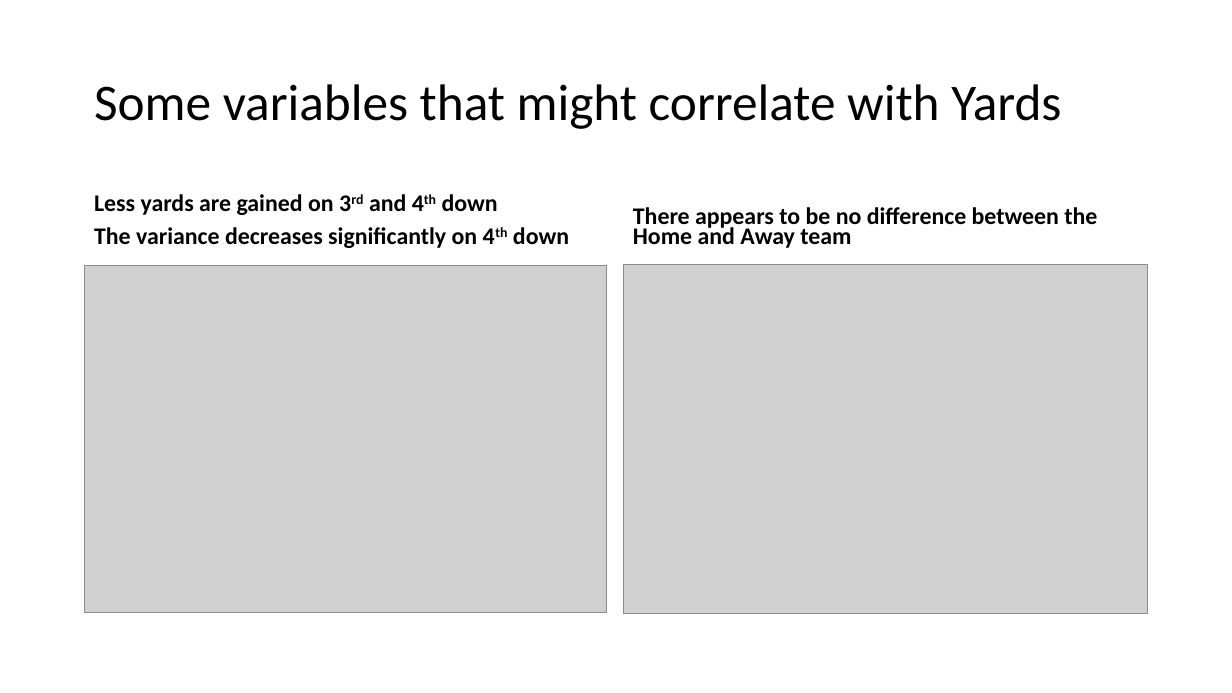
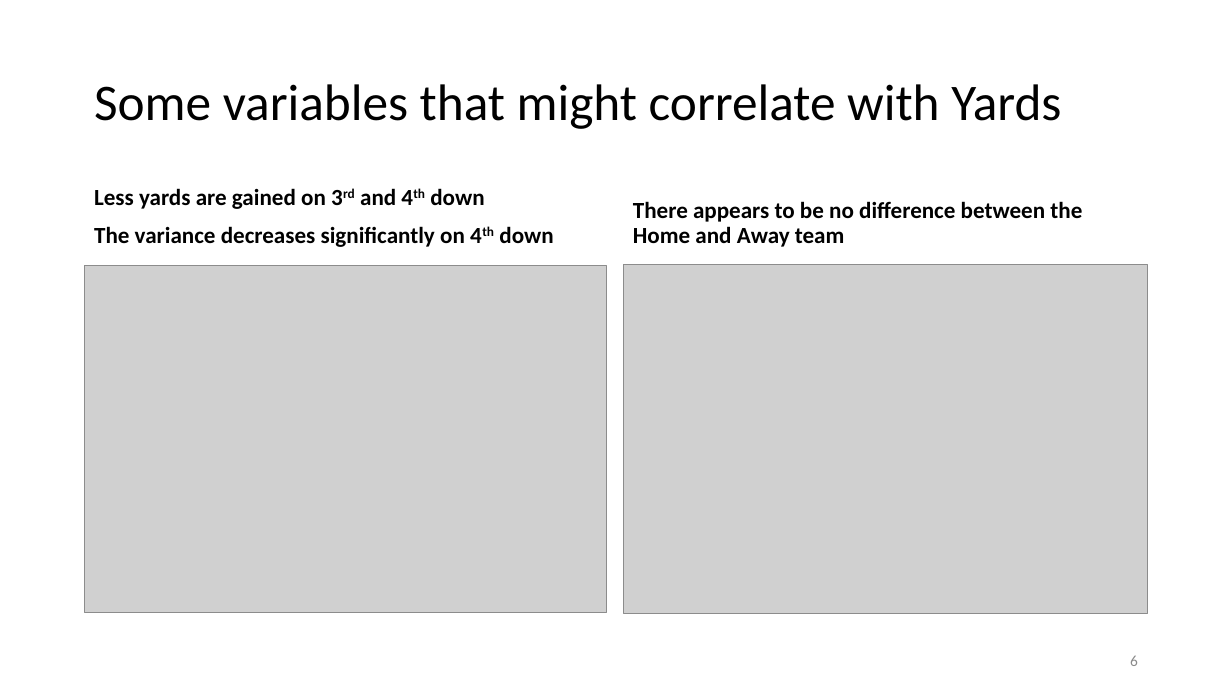
Before and after one commit to ted091020/Capstone-Project, a slide deck: slide 6 of EDA.pptx. Drawn at 1232x693 pixels with LibreOffice and Linux fonts; fonts in the diff are those of the drawing; grey boxes stand for pictures. Boxes give left, top, right and bottom in pixels: in the first picture for what was removed or moved away, otherwise in the second. Text is boxed around its words. In the diff, an @@ line names an element or a change of style, - is before the commit and + after.

```diff
--- a/EDA.pptx
+++ b/EDA.pptx
@@ text "Less yards are gained on ..." at <box>94,188,553,247</box>: size 18.6 to 18 pt; line spacing 0.7 to 0.9 @@
@@ text "There appears to be no ..." at <box>633,201,1082,247</box>: size 18.6 to 18 pt; line spacing 0.7 to 0.9 @@
@@ page number added at <box>1130,655,1138,666</box>, 12 pt, text #8C8C8C @@
+6
```
Also in this commit, not shown: 14 other slides changed, 3 slides added, 4 slides removed.
